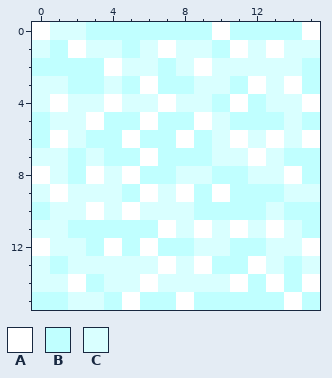
Pixel-art sprite -- Generator/Textures/Map/default/arctic.png. The picture above was drawn from the file before the commit.
The file is 16x16 pixels.
Palette (. is transparent): A #ffffff  B #c0ffff  C #d9ffff
Pixels before, first column x 0:
 0 ACCBBBBBBBABBBBA
 1 CBACCBCACCBACACC
 2 BBBBACCBCACCCCCB
 3 CCBBCBABBCCBACAB
 4 CACCACCACCBABCCA
 5 BCCABBABBACBBBCB
 6 BACBBABBABCACACA
 7 CCBCBBABBBCCACBB
 8 ACBACABBCCBBCCAB
 9 CACCCBACABABBBCC
10 BCCACACCCBBBBCBB
11 CCBBBBBACACACACB
12 ACCBABABBCCBBCCA
13 CBCCCCCACABBACBC
14 CCABCCACCCCABABA
15 BBCCBABBABBBBBAB
After the commit:
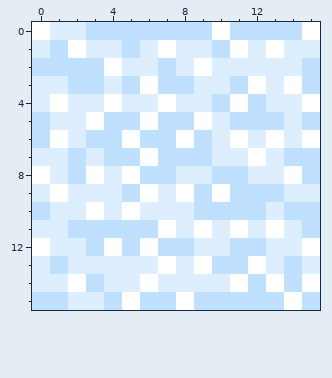
Changes in this commit:
colour B: #c0ffff -> #bfe1ff
colour C: #d9ffff -> #ddeeff
Pixel boxes of the changes (left, top, right, bottom) in both pictures:
changed: (32, 22, 320, 310)
